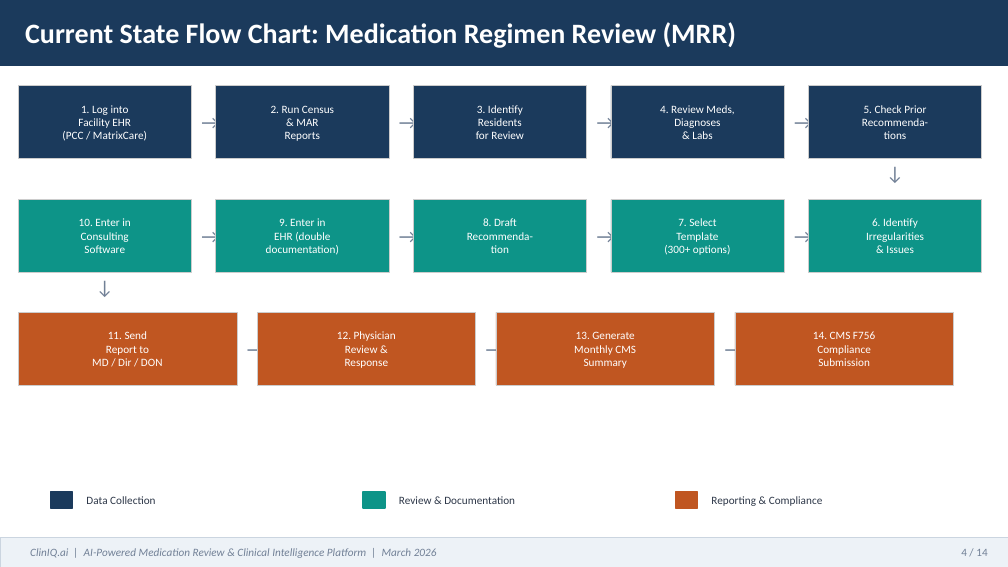
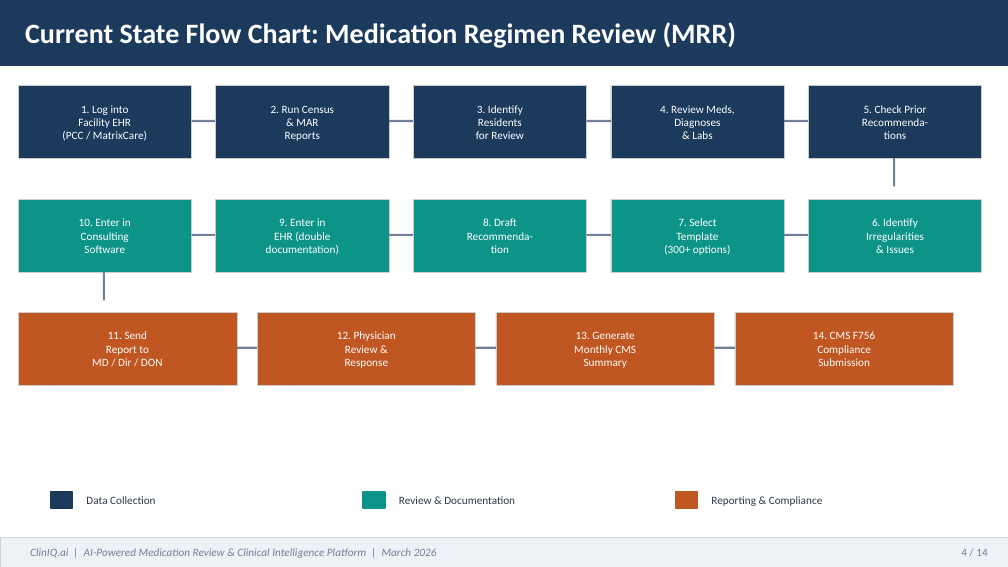
Before and after one commit to jwsmitherman/llm_projects, a slide deck: slide 4 of ClinIQ_AI_Assessment.pptx. Drawn at 1008x567 pixels with LibreOffice and Linux fonts; fonts in the diff are those of the drawing. Boxes give left, top, right and bottom in pixels: in the first picture for what was removed or moved away, otherwise in the second. Text is boxed around its words. In the diff, an @@ line names an element or a change of style, - is before the commit and + after.

```diff
--- a/ClinIQ_AI_Assessment.pptx
+++ b/ClinIQ_AI_Assessment.pptx
@@ text removed at box(192, 97, 220, 147) @@
-→
@@ text removed at box(389, 97, 417, 147) @@
-→
@@ text removed at box(587, 97, 615, 147) @@
-→
@@ text removed at box(784, 97, 812, 147) @@
-→
@@ line added from (192, 121) to (220, 121), #718096 1.5 pt @@
@@ line added from (389, 121) to (417, 121), #718096 1.5 pt @@
@@ line added from (587, 121) to (615, 121), #718096 1.5 pt @@
@@ line added from (784, 121) to (812, 121), #718096 1.5 pt @@
@@ text removed at box(870, 158, 920, 186) @@
-↓
@@ line added from (894, 158) to (894, 186), #718096 1.5 pt @@
@@ text removed at box(192, 211, 220, 261) @@
-→
@@ line added from (192, 235) to (220, 235), #718096 1.5 pt @@
@@ text removed at box(389, 211, 417, 261) @@
-→
@@ line added from (389, 235) to (417, 235), #718096 1.5 pt @@
@@ text removed at box(587, 211, 615, 261) @@
-→
@@ line added from (587, 235) to (615, 235), #718096 1.5 pt @@
@@ text removed at box(784, 211, 812, 261) @@
-→
@@ line added from (784, 235) to (812, 235), #718096 1.5 pt @@
@@ text removed at box(80, 272, 130, 300) @@
-↓
@@ line added from (104, 272) to (104, 300), #718096 1.5 pt @@
@@ text removed at box(237, 324, 265, 374) @@
-→
@@ text removed at box(476, 324, 504, 374) @@
-→
@@ text removed at box(715, 324, 743, 374) @@
-→
@@ line added from (237, 348) to (265, 348), #718096 1.5 pt @@
@@ line added from (476, 348) to (504, 348), #718096 1.5 pt @@
@@ line added from (715, 348) to (743, 348), #718096 1.5 pt @@
```
Also in this commit, not shown: 8 other slides changed.
